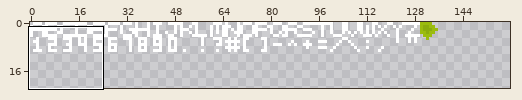
Sprite sheet, stored at src/res/sheet.png. The picture above shows the old version from afar; the outline marks the close-up.
Close-up. Before:
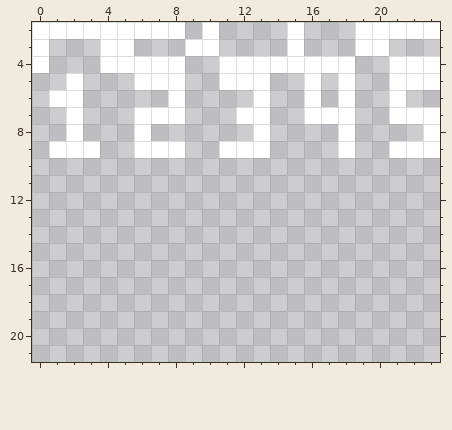
The file is 160x74 pixels. Shown: x 0..23, y 2..21. The wide view leaves out empty margins. The commit also changed other parts of the picture, which this record leaves out.
The result:
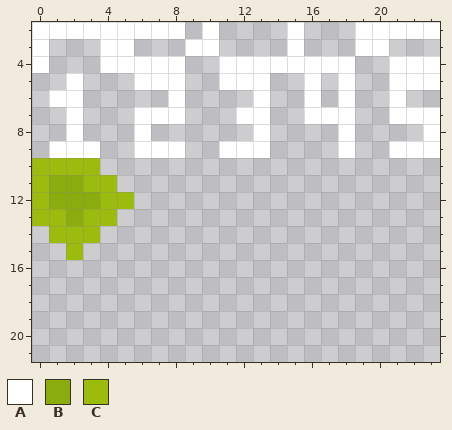
Palette (. is transparent): A #ffffff  B #8bac0f  C #9bbc0f
Edits made:
{"y":10,"x":0,"old":"....","new":"CCCC"}
{"y":11,"x":0,"old":".....","new":"CBBCC"}
{"y":12,"x":0,"old":"......","new":"CBBBCC"}
{"y":13,"x":0,"old":".....","new":"CCBCC"}
{"y":14,"x":1,"old":"...","new":"CCC"}
{"y":15,"x":2,"old":".","new":"C"}
